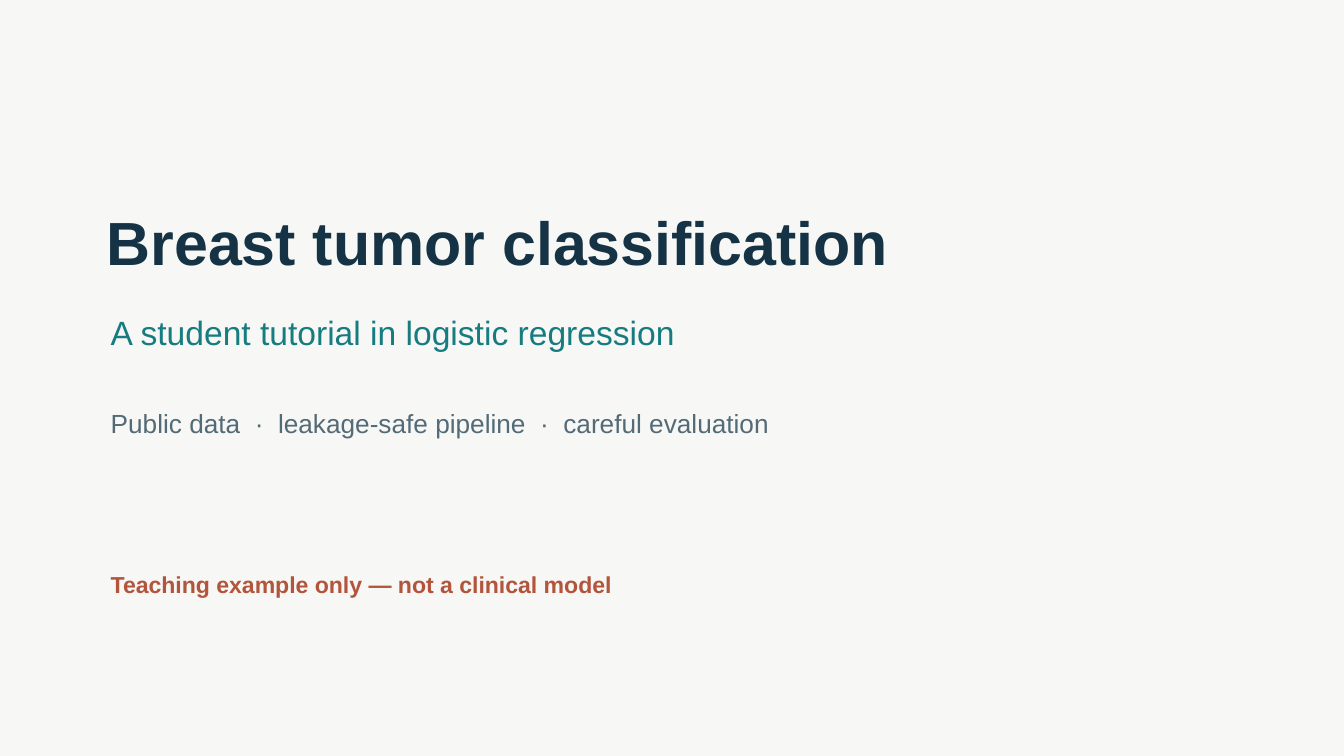
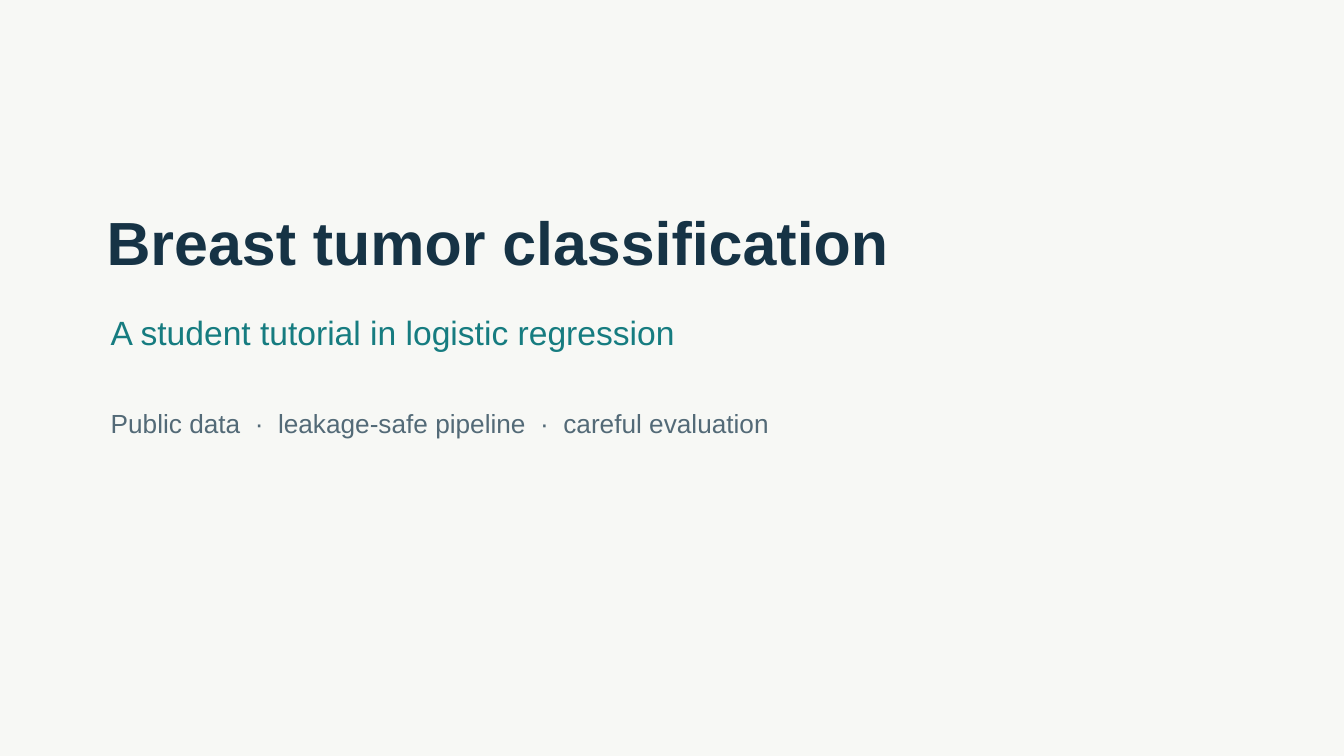
Before and after one commit to vivek0586/AI_In_Healthcare_Project, a slide deck: slide 1 of presentation/breast_cancer_ml_tutorial.pptx. Drawn at 1344x756 pixels with LibreOffice and Linux fonts; fonts in the diff are those of the drawing. Boxes give left, top, right and bottom in pixels: in the first picture for what was removed or moved away, otherwise in the second. Text is boxed around its words. In the diff, an @@ line names an element or a change of style, - is before the commit and + after.

```diff
--- a/presentation/breast_cancer_ml_tutorial.pptx
+++ b/presentation/breast_cancer_ml_tutorial.pptx
@@ text removed at box(111, 576, 612, 598) @@
-Teaching example only — not a clinical model
```
Also in this commit, not shown: 1 other slide changed, 5 other files.
